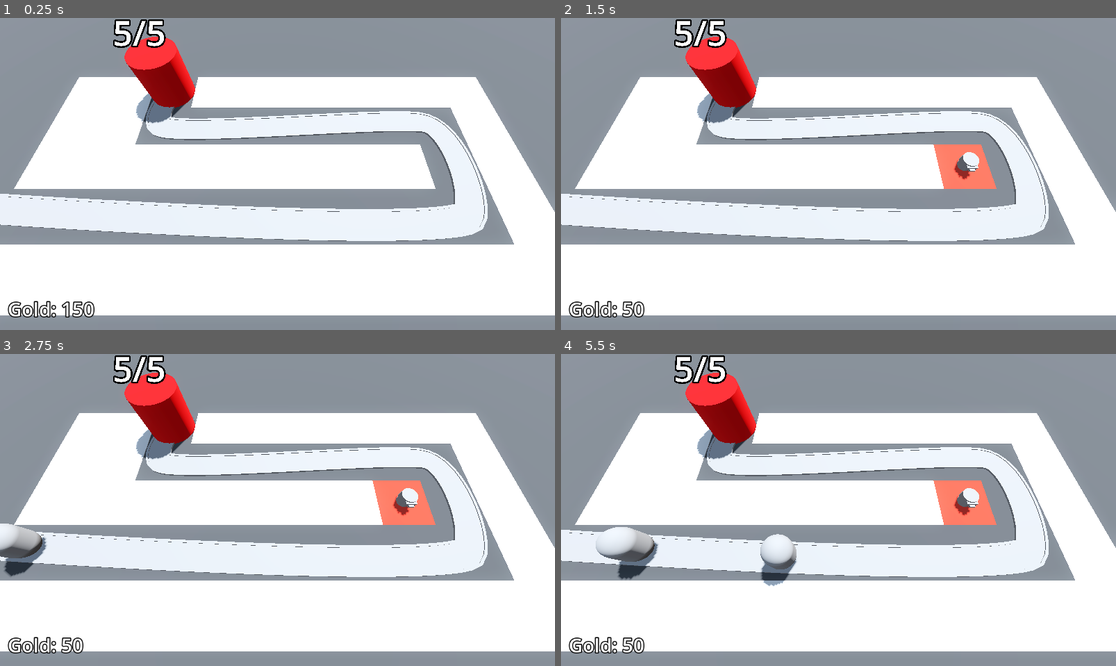
Above: before the commit, frames 1-4 (two rows, left to right).
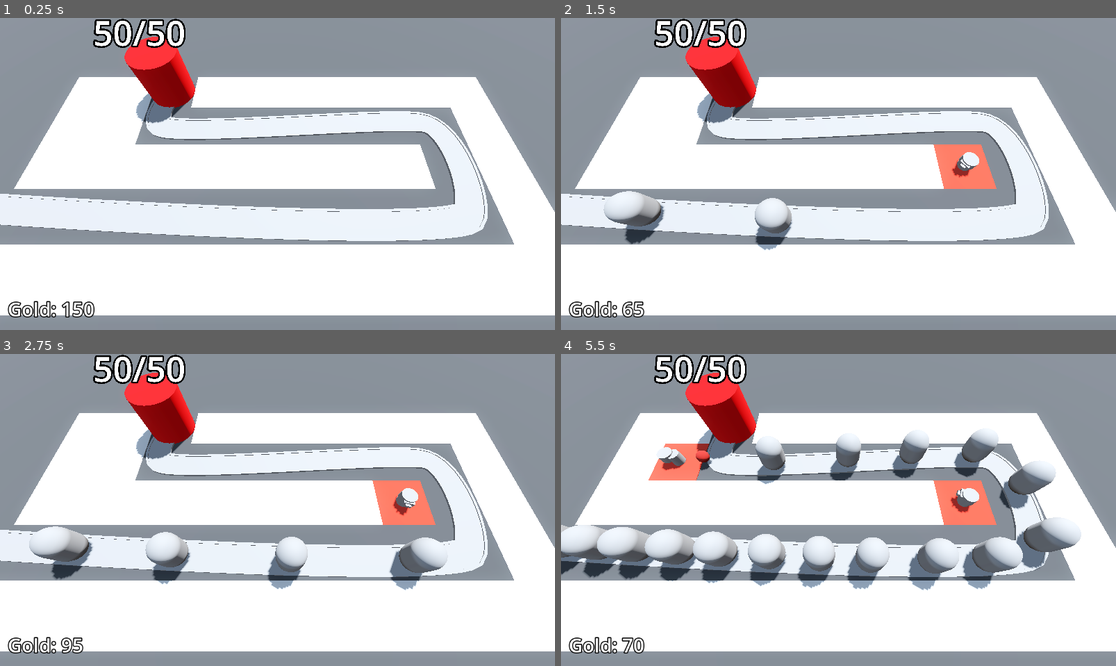
Above: after the commit, the same moments.

Repository: niamh-d/godot-3d-tower-defence
Game: Godot game, scene res://Scenes/base_level.tscn
The game is run twice, just before and just after one commit, with the same random seed, the same clock (stepped at 60 frames per second) and the same inputs.
Inputs (mouse positions are in pixels of both pictures, inside the frame that each line leads up to):
- Up to frame 1 (0.25 s): no input
- Up to frame 2 (1.5 s): move the mouse to (960, 158) at 0.52 s; press the mouse at (960, 158) at 0.53 s; move the mouse to (727, 189) at 1.27 s; release the mouse at (727, 189) at 1.28 s; click (727, 189) at 1.35 s
- Up to frame 3 (2.75 s): move the mouse to (333, 441) at 2.02 s; press the mouse at (333, 441) at 2.03 s
- Up to frame 4 (5.5 s): move the mouse to (810, 572) at 2.77 s; release the mouse at (810, 572) at 2.78 s; click (810, 572) at 2.85 s; move the mouse to (1005, 556) at 3.52 s; press the mouse at (1005, 556) at 3.53 s; move the mouse to (672, 463) at 4.27 s; release the mouse at (672, 463) at 4.28 s; click (672, 463) at 4.35 s; move the mouse to (866, 510) at 5.02 s; press the mouse at (866, 510) at 5.03 s

The runs differ from the first frame. In frame 1, 0.6% of the frame differs, in the area x 16-34%, y 0-10%; in frame 2, 2.4%; in frame 3, 4.9%; in frame 4, 12%, in the area x 0-94%, y 0-96%.

Commit message:
victory screen

Diff:
--- a/Scenes/Base/base.gd
+++ b/Scenes/Base/base.gd
@@ -16,6 +16,7 @@
 
 func _ready() -> void:
 	health = max_health
+	Engine.time_scale = 5
 
 func take_damage() -> void:
 	print("hit!")
--- a/Scenes/DifficultyManager/difficulty_manager.gd
+++ b/Scenes/DifficultyManager/difficulty_manager.gd
@@ -1,19 +1,26 @@
 class_name DifficultyManager
 extends Node
 
+signal stop_spawning_enemies
+
 @export var game_length := 30.0
 @export var spawn_time_curve: Curve
+@export var enemy_health_curve: Curve
 
 @onready var timer: Timer = $Timer
 
 func _ready() -> void:
 	timer.start(game_length)
 
-func _process(delta: float) -> void:
-	print(get_spawn_time())
-
 func game_progress_ratio() -> float:
 	return 1.0 - (timer.time_left / game_length)
 
 func get_spawn_time() -> float:
 	return spawn_time_curve.sample(game_progress_ratio())
+
+func get_enemy_health() -> float:
+	return enemy_health_curve.sample(game_progress_ratio())
+
+
+func _on_timer_timeout() -> void:
+	stop_spawning_enemies.emit()
--- a/Scenes/DifficultyManager/difficulty_manager.tscn
+++ b/Scenes/DifficultyManager/difficulty_manager.tscn
@@ -8,9 +8,18 @@
 _data = [Vector2(0, 2), 0.0, -1.75, 0, 1, Vector2(1, 0.25), -1.75, 0.0, 1, 0]
 point_count = 2
 
+[sub_resource type="Curve" id="Curve_p3s0d"]
+min_value = 10.0
+max_value = 150.0
+_data = [Vector2(0, 10), 0.0, 140.0, 0, 1, Vector2(1, 150), 140.0, 0.0, 1, 0]
+point_count = 2
+
 [node name="DifficultyManager" type="Node"]
 script = ExtResource("1_b53df")
 spawn_time_curve = SubResource("Curve_numdt")
+enemy_health_curve = SubResource("Curve_p3s0d")
 
 [node name="Timer" type="Timer" parent="."]
 one_shot = true
+
+[connection signal="timeout" from="Timer" to="." method="_on_timer_timeout"]
--- a/Scenes/Enemy/enemy.gd
+++ b/Scenes/Enemy/enemy.gd
@@ -2,7 +2,7 @@
 extends PathFollow3D
 
 @export var speed: float = 5.0
-@export var max_health := 5
+@export var max_health := 10
 @export var gold_dropped := 15
 
 @onready var base = get_tree().get_first_node_in_group("base")
@@ -22,13 +22,14 @@
 func apply_damage() -> void:
 	base.take_damage()
 	set_process(false)
+	queue_free()
 
 func die() -> void:
 	queue_free()
 	bank.gold += gold_dropped
 
-func take_damage() -> void:
-	current_health -= 1
+func take_damage(damage: int) -> void:
+	current_health -= damage
 	anim_player.play("take_damage")
 	if current_health <= 0:
 		die()
--- a/Scenes/Turret/projectile.gd
+++ b/Scenes/Turret/projectile.gd
@@ -2,6 +2,7 @@
 extends Area3D
 
 @export var speed := 30.0
+@export var projectile_damage := 25
 
 var direction := Vector3.FORWARD
 
@@ -15,5 +16,5 @@
 
 func _on_area_entered(area: Area3D) -> void:
 	if area.is_in_group("enemy_area"):
-		area.get_parent().take_damage()
+		area.get_parent().take_damage(projectile_damage)
 	queue_free()
--- /dev/null
+++ b/Scenes/UI/victory_overlay.gd
@@ -0,0 +1,9 @@
+extends CanvasLayer
+
+
+func _on_retry_btn_pressed() -> void:
+	get_tree().reload_current_scene()
+
+
+func _on_quit_btn_pressed() -> void:
+	get_tree().quit()
--- /dev/null
+++ b/Scenes/UI/victory_overlay.tscn
@@ -0,0 +1,57 @@
+[gd_scene load_steps=3 format=3 uid="uid://b6wdcl6d8kx5s"]
+
+[ext_resource type="Script" path="res://Scenes/UI/victory_overlay.gd" id="1_86h3d"]
+
+[sub_resource type="LabelSettings" id="LabelSettings_15ayx"]
+font_size = 96
+
+[node name="VictoryOverlay" type="CanvasLayer"]
+visible = false
+script = ExtResource("1_86h3d")
+
+[node name="ColorRect" type="ColorRect" parent="."]
+anchors_preset = 15
+anchor_right = 1.0
+anchor_bottom = 1.0
+grow_horizontal = 2
+grow_vertical = 2
+color = Color(0, 0, 0, 0.588235)
+
+[node name="CenterContainer" type="CenterContainer" parent="."]
+anchors_preset = 15
+anchor_right = 1.0
+anchor_bottom = 1.0
+grow_horizontal = 2
+grow_vertical = 2
+
+[node name="PanelContainer" type="PanelContainer" parent="CenterContainer"]
+custom_minimum_size = Vector2(400, 400)
+layout_mode = 2
+
+[node name="VBoxContainer" type="VBoxContainer" parent="CenterContainer/PanelContainer"]
+layout_mode = 2
+
+[node name="Label" type="Label" parent="CenterContainer/PanelContainer/VBoxContainer"]
+layout_mode = 2
+text = "YOU WON!"
+label_settings = SubResource("LabelSettings_15ayx")
+horizontal_alignment = 1
+vertical_alignment = 1
+
+[node name="HBoxContainer" type="HBoxContainer" parent="CenterContainer/PanelContainer/VBoxContainer"]
+layout_mode = 2
+
+[node name="RetryBtn" type="Button" parent="CenterContainer/PanelContainer/VBoxContainer/HBoxContainer"]
+layout_mode = 2
+size_flags_horizontal = 3
+theme_override_font_sizes/font_size = 32
+text = "Retry"
+
+[node name="QuitBtn" type="Button" parent="CenterContainer/PanelContainer/VBoxContainer/HBoxContainer"]
+layout_mode = 2
+size_flags_horizontal = 3
+theme_override_font_sizes/font_size = 32
+text = "Quit"
+
+[connection signal="pressed" from="CenterContainer/PanelContainer/VBoxContainer/HBoxContainer/RetryBtn" to="." method="_on_retry_btn_pressed"]
+[connection signal="pressed" from="CenterContainer/PanelContainer/VBoxContainer/HBoxContainer/QuitBtn" to="." method="_on_quit_btn_pressed"]
--- a/Scenes/base_level.tscn
+++ b/Scenes/base_level.tscn
@@ -9,6 +9,7 @@
 [ext_resource type="PackedScene" uid="uid://1ucm44u2hm55" path="res://Scenes/Turret/turret.tscn" id="6_17e4r"]
 [ext_resource type="Script" path="res://Scenes/bank.gd" id="8_7dj6r"]
 [ext_resource type="PackedScene" uid="uid://diwuebnb7lnbc" path="res://Scenes/DifficultyManager/difficulty_manager.tscn" id="9_jgu1i"]
+[ext_resource type="PackedScene" uid="uid://b6wdcl6d8kx5s" path="res://Scenes/UI/victory_overlay.tscn" id="10_jutvg"]
 
 [sub_resource type="ProceduralSkyMaterial" id="ProceduralSkyMaterial_h04u7"]
 sky_horizon_color = Color(0.64625, 0.65575, 0.67075, 1)
@@ -64,11 +65,12 @@
 "cells": PackedInt32Array(65535, 65534, 0, 65531, 65534, 0, 65532, 65534, 0, 0, 65534, 0, 1, 65534, 0, 2, 65534, 0, 3,  …(306 unchanged characters)…
 }
 
-[node name="EnemyPath" type="Path3D" parent="." node_paths=PackedStringArray("difficulty_manager")]
+[node name="EnemyPath" type="Path3D" parent="." node_paths=PackedStringArray("difficulty_manager", "victory_overlay")]
 curve = SubResource("Curve3D_bseye")
 script = ExtResource("3_4pwha")
 enemy_scene = ExtResource("2_3q4ae")
 difficulty_manager = NodePath("../DifficultyManager")
+victory_overlay = NodePath("../VictoryOverlay")
 
 [node name="Road" type="CSGPolygon3D" parent="EnemyPath"]
 polygon = PackedVector2Array(-1, 0, -1, 0.1, 1, 0.1, 1, 0)
@@ -78,7 +80,7 @@
 path_interval = 0.5
 path_simplify_angle = 0.0
 path_rotation = 2
-path_local = false
+path_local = true
 path_continuous_u = true
 path_u_distance = 1.0
 path_joined = false
@@ -91,7 +93,7 @@
 path_interval = 0.5
 path_simplify_angle = 0.0
 path_rotation = 2
-path_local = false
+path_local = true
 path_continuous_u = true
 path_u_distance = 1.0
 path_joined = false
@@ -104,7 +106,7 @@
 path_interval = 0.5
 path_simplify_angle = 0.0
 path_rotation = 2
-path_local = false
+path_local = true
 path_continuous_u = true
 path_u_distance = 1.0
 path_joined = false
@@ -114,6 +116,7 @@
 autostart = true
 
 [node name="Base" parent="." instance=ExtResource("3_yfdac")]
+max_health = 50
 
 [node name="TurretManager" type="Node3D" parent="." node_paths=PackedStringArray("enemy_path")]
 script = ExtResource("5_otcax")
@@ -142,4 +145,7 @@
 
 [node name="DifficultyManager" parent="." instance=ExtResource("9_jgu1i")]
 
+[node name="VictoryOverlay" parent="." instance=ExtResource("10_jutvg")]
+
 [connection signal="timeout" from="EnemyPath/Timer" to="EnemyPath" method="_on_timer_timeout"]
+[connection signal="stop_spawning_enemies" from="DifficultyManager" to="EnemyPath" method="_on_difficulty_manager_stop_spawning_enemies"]
--- a/Scenes/enemy_path.gd
+++ b/Scenes/enemy_path.gd
@@ -2,14 +2,28 @@
 
 @export var enemy_scene: PackedScene
 @export var difficulty_manager: DifficultyManager
+@export var victory_overlay: CanvasLayer
 
 @onready var timer: Timer = $Timer
 
 func spawn_enemy() -> void:
 	var new_enemy = enemy_scene.instantiate()
+	new_enemy.max_health = difficulty_manager.get_enemy_health()
 	add_child(new_enemy)
+	new_enemy.tree_exited.connect(enemy_defeated)
 
 
 func _on_timer_timeout() -> void:
 	timer.wait_time = difficulty_manager.get_spawn_time()
 	spawn_enemy()
+
+
+func _on_difficulty_manager_stop_spawning_enemies() -> void:
+	timer.stop()
+
+func enemy_defeated() -> void:
+	if timer.is_stopped():
+		for child in get_children():
+			if child is PathFollow3D:
+				return
+		victory_overlay.visible = true
Not shown: 4 places in MeshLibraries/SpaceLibrary.tres that only renumber resources
Not shown: 1 places in Scenes/DifficultyManager/difficulty_manager.tscn that only renumber resources
Not shown: 1 places in Scenes/base_level.tscn that only renumber resources
